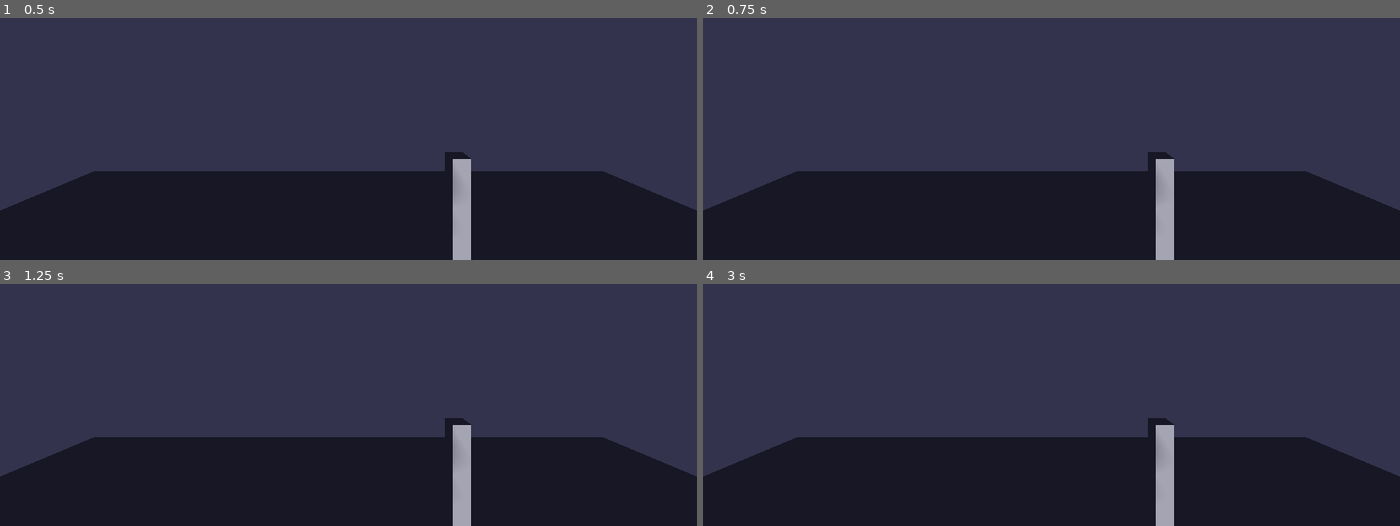
Above: before the commit, frames 1-4 (two rows, left to right).
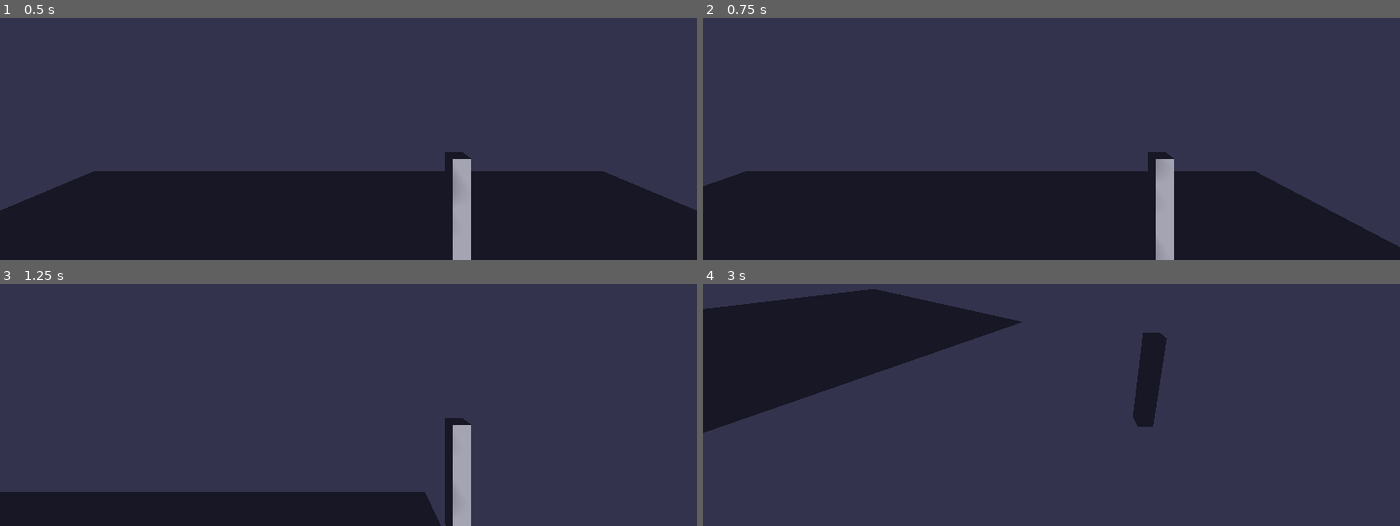
Above: after the commit, the same moments.

Repository: markettrade724-max/real-team
Game: Godot game, scene res://main_scene.tscn
Two runs of this game, one before a commit and one after it. Both use one fixed random seed, a clock stepped at 60 frames per second and the inputs below.
Inputs (mouse positions are in pixels of both pictures, inside the frame that each line leads up to):
- Up to frame 1 (0.5 s): no input
- Up to frame 2 (0.75 s): tap Enter at 0.5 s; move the mouse to (1204, 44) at 0.52 s; hold D (move_right) from 0.53 s (still down); click (1204, 44) at 0.6 s
- Up to frame 3 (1.25 s): keep holding D (move_right); tap Space (jump) at 0.77 s
- Up to frame 4 (3 s): move the mouse to (912, 349) at 1.27 s; release D (move_right) at 1.28 s; hold S (move_back) 1.28-2.03 s; click (912, 349) at 1.35 s; tap Space (jump) at 1.52 s; move the mouse to (outside the picture) at 2.02 s; hold D (move_right) 2.03-2.78 s; click (outside the picture) at 2.1 s; move the mouse to (1016, 409) at 2.77 s; hold W (move_forward) from 2.78 s (still down); click (1016, 409) at 2.85 s

Frame 1 is identical in both runs. In frame 2, 3.1% of the frame differs, in the area x 0-100%, y 58-95%; in frame 3, 24%; in frame 4, 50%, in the area x 0-100%, y 2-100%.

Commit message:
Refactor input handling to include touch events

Diff:
--- a/godot-projects/genesis-3d/main_scene.gd
+++ b/godot-projects/genesis-3d/main_scene.gd
@@ -5,10 +5,14 @@
 func _ready():
     Input.mouse_mode = Input.MOUSE_MODE_VISIBLE
     get_tree().paused = true
+    process_mode = Node.PROCESS_MODE_ALWAYS
 
 func _input(event):
-    if not game_started and event is InputEventMouseButton and event.pressed:
-        start_game()
+    if not game_started:
+        var is_click = event is InputEventMouseButton and event.pressed
+        var is_touch = event is InputEventScreenTouch and event.pressed
+        if is_click or is_touch:
+            start_game()
 
 func start_game():
     game_started = true
